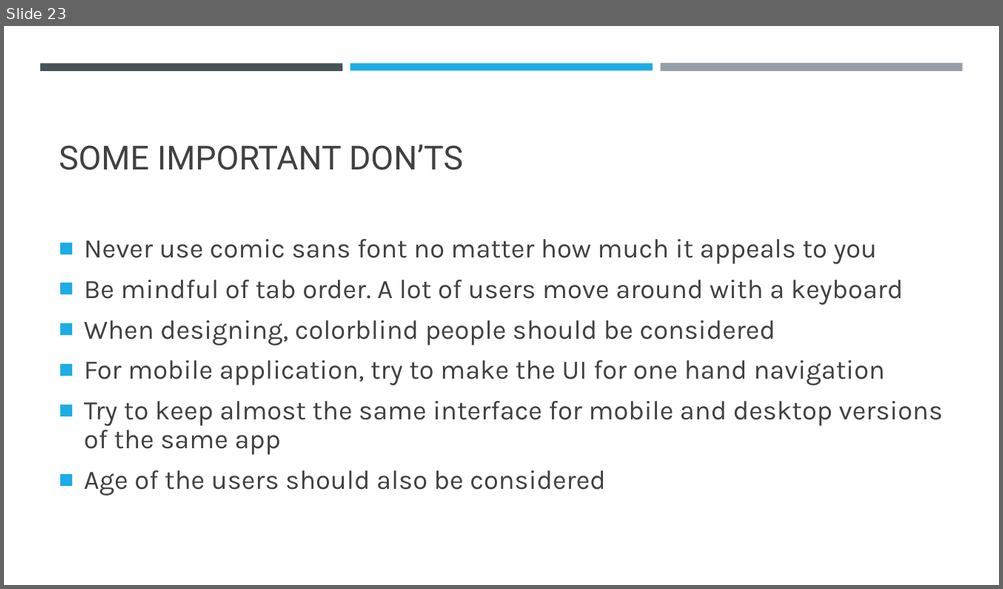
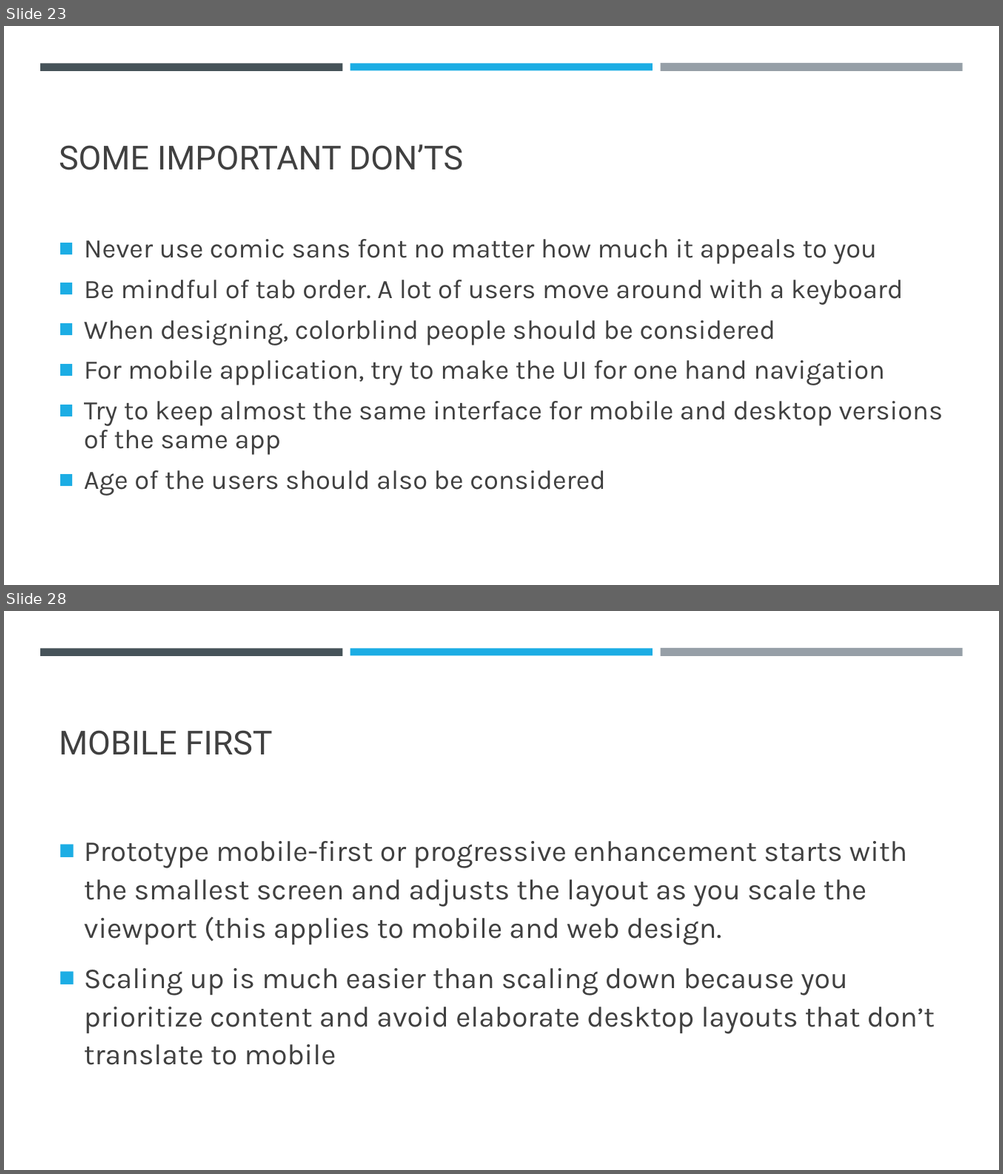
Before and after one commit to umairazfar/Software-Engineering, a slide deck: Slides/COMMON UI mistakes.pptx. Shown one above the other, each under a label of ours: slide 23 before the commit, slides 23 and 28 after it; the slides between them are not shown. The pictures are 1003x589 and 1003x1174 pixels, drawn with LibreOffice and Linux fonts; fonts in the diff are those of the drawing. Boxes give left, top, right and bottom in pixels: in the first picture for what was removed or moved away, otherwise in the second. Text is boxed around its words. In the diff, an @@ line names an element or a change of style, - is before the commit and + after.

Commit message:
Design patterns

```diff
--- a/Slides/COMMON UI mistakes.pptx
+++ b/Slides/COMMON UI mistakes.pptx
@@ slide 28 added at [4,611,999,1170], background #FFFFFF; not listed: 3 template elements that a slide beside it also shows @@
@@ title added at [59,730,273,755], 32 pt, text #404040 @@
+MOBILE FIRST
@@ text added at [84,841,934,1065], 28 pt, text #404040 @@
+■ Prototype mobile-first or progressive enhancement starts with the smallest screen and adjusts the layout as you scale the viewport (this applies to mobile and web design.
+■ Scaling up is much easier than scaling down because you prioritize content and avoid elaborate desktop layouts that don’t translate to mobile
```
Also in this commit, not shown: 6 other slides added, 2 other files.
